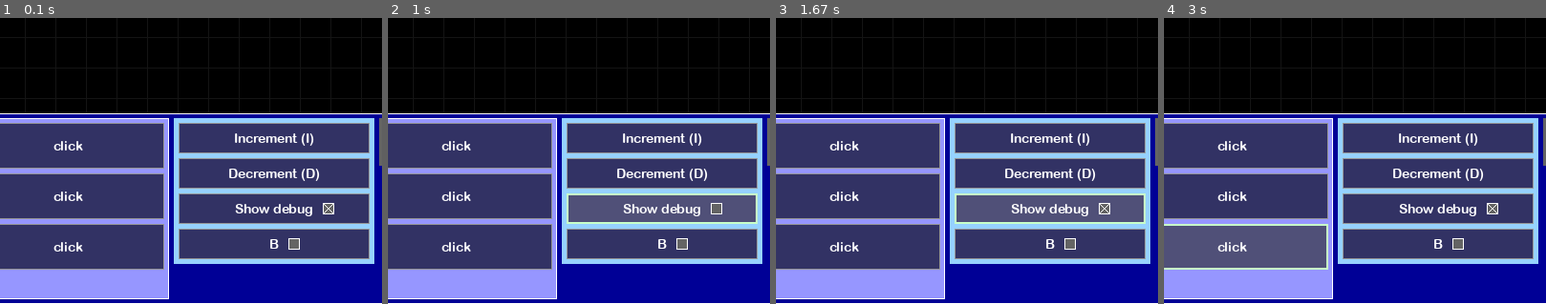
Above: before the commit, frames 1-4 (left to right).
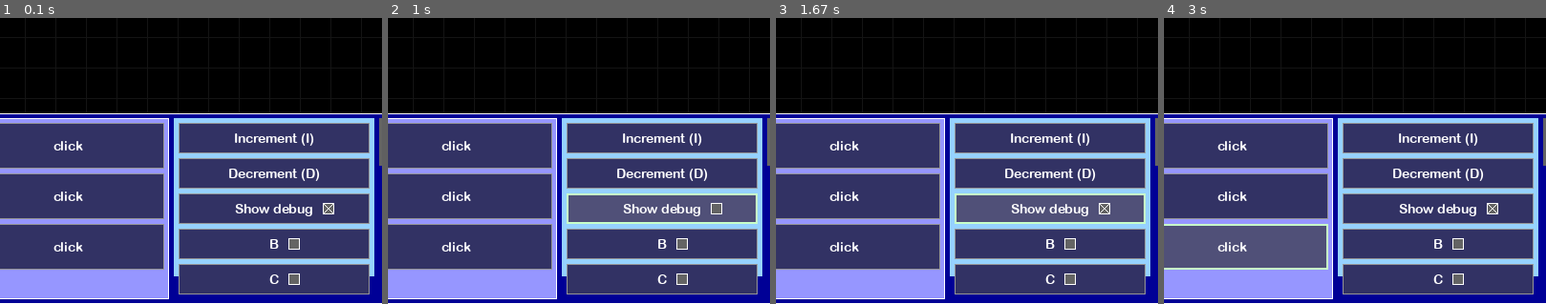
Above: after the commit, the same moments.

Repository: JonathanMurray/pygameui
Game: pygame game, started from main.py
Two runs of this game, one before a commit and one after it. Both use one fixed random seed, a clock stepped at 60 frames per second and the inputs below.
Inputs (mouse positions are % of the whole screen's width and height, from its top left):
- Up to frame 1 (0.1 s): no input
- Up to frame 2 (1 s): hold I 0.33-0.8 s; hold Up 0.33-0.8 s; click "click" at 0.88 s
- Up to frame 3 (1.67 s): click (13, 7) at 1.22 s; click "click" at 1.55 s
- Up to frame 4 (3 s): click "FPS: 59" at 1.88 s; click "Decrement (D)" at 2.22 s; click "FPS: 59" at 2.55 s; click "click" at 2.88 s
The pictures show only the part of the screen within x 5-55%, y 50-100%; the shares and areas given below are measured in that part.

The runs differ from the first frame. In frame 1, 5.4% of the frame differs, in the area x 45-98%, y 86-97%; in frame 2, 5.4%; in frame 3, 5.4%; in frame 4, 5.4%.

Commit message:
Start implementing scrolling

Diff:
--- a/button.py
+++ b/button.py
@@ -43,7 +43,7 @@
     self._cooldown = 150
 
   def handle_button_click(self, key):
-    if self._hotkey == key:
+    if self.is_visible() and self._hotkey == key:
       self._on_click(None)
 
 
--- a/containers.py
+++ b/containers.py
@@ -1,6 +1,7 @@
 from enum import Enum
 from typing import List, Tuple, Any, Optional
 
+import pygame
 from pygame.math import Vector2
 
 from ui import Component
@@ -130,3 +131,41 @@
     for component in self._children:
       component.set_pos(pos + relative_pos)
       relative_pos += (component.size[0] + margin, 0)
+
+
+class ScrollContainer(AbstractContainer):
+  def __init__(self, height: Any, screen, children: List[Component], padding: int, margin: int, **kwargs):
+    container_width = max(c.size[0] for c in children) + padding * 2
+    super().__init__((container_width, height), screen, children, **kwargs)
+    sum_height = sum(c.size[1] for c in children) + padding * 2 + margin * (len(children) - 1)
+    self._max_scroll = sum_height - height
+    self._padding = padding
+    self._margin = margin
+    self._scroll_y = 0
+
+  def scroll(self, dy: int):
+    self._scroll_y = max(0, min(self._scroll_y + dy, self._max_scroll))
+    self.set_pos(self._rect.topleft)
+    self._update_children_visibility()
+    # render parts of elements at the edge
+    # add visual scrollbar that is rendered at right-hand side
+
+  def _update_children_visibility(self):
+    for component in self._children:
+      inside = self._rect.colliderect(component._rect)
+      component.set_visible(inside)
+
+  def set_pos(self, pos: Vector2):
+    super().set_pos(pos)
+    relative_pos = Vector2(self._padding, self._padding - self._scroll_y)
+    for component in self._children:
+      component.set_pos(pos + relative_pos)
+      relative_pos += (0, component.size[1] + self._margin)
+    self._update_children_visibility()
+
+  def handle_button_click(self, key):
+    super().handle_button_click(key)
+    if key == pygame.K_DOWN:
+      self.scroll(5)
+    elif key == pygame.K_UP:
+      self.scroll(-5)
--- a/main.py
+++ b/main.py
@@ -8,7 +8,7 @@
 
 from button import button
 from checkbox import checkbox
-from containers import ListContainer, Orientation, AbsolutePosContainer
+from containers import ListContainer, Orientation, AbsolutePosContainer, ScrollContainer
 from ui import BackgroundGrid, Style, Text, Counter, FormattedText
 
 SCREEN_RESOLUTION = (800, 600)
@@ -50,15 +50,19 @@
     checkbox(font, screen, (200, 32), callback=lambda checked: debug_window.set_visible(checked), label="Show debug",
              checked=debug_window.is_visible()),
     checkbox(font, screen, (200, 32), callback=lambda checked: print("B: %s" % checked), label="B"),
+    checkbox(font, screen, (200, 32), callback=lambda checked: print("C: %s" % checked), label="C"),
+    checkbox(font, screen, (200, 32), callback=lambda checked: print("D: %s" % checked), label="D"),
+    checkbox(font, screen, (200, 32), callback=lambda checked: print("E: %s" % checked), label="E"),
+    checkbox(font, screen, (200, 32), callback=lambda checked: print("F: %s" % checked), label="F"),
   ]
   left_menu_bar = ListContainer(width="fit_contents", height="fill_parent", screen=screen, children=left_buttons,
                                 margin=5, padding=5,
                                 orientation=Orientation.VERTICAL,
                                 style=Style(background=Color(150, 150, 255), border_color=COLOR_WHITE))
-  right_menu_bar = ListContainer(width="fit_contents", height="fit_contents", screen=screen, children=right_buttons,
-                                 margin=5, padding=5,
-                                 orientation=Orientation.VERTICAL,
-                                 style=Style(background=Color(150, 210, 255)))
+  right_menu_bar = ScrollContainer(height=166, screen=screen, children=right_buttons,
+                                   margin=5, padding=5,
+                                   orientation=Orientation.VERTICAL,
+                                   style=Style(background=Color(150, 210, 255)))
 
   hud = ListContainer(width=800, height=200, screen=screen, children=[left_menu_bar, right_menu_bar, counter], margin=5,
                       padding=5, orientation=Orientation.HORIZONTAL,
--- a/ui.py
+++ b/ui.py
@@ -50,7 +50,7 @@
 
   def handle_mouse_click(self, mouse_pos: Tuple[int, int]):
     self._assert_initialized()
-    if self._rect.collidepoint(mouse_pos[0], mouse_pos[1]):
+    if self._is_visible and self._rect.collidepoint(mouse_pos[0], mouse_pos[1]):
       self._on_click(mouse_pos)
 
   def handle_mouse_motion(self, mouse_pos: Tuple[int, int]):
